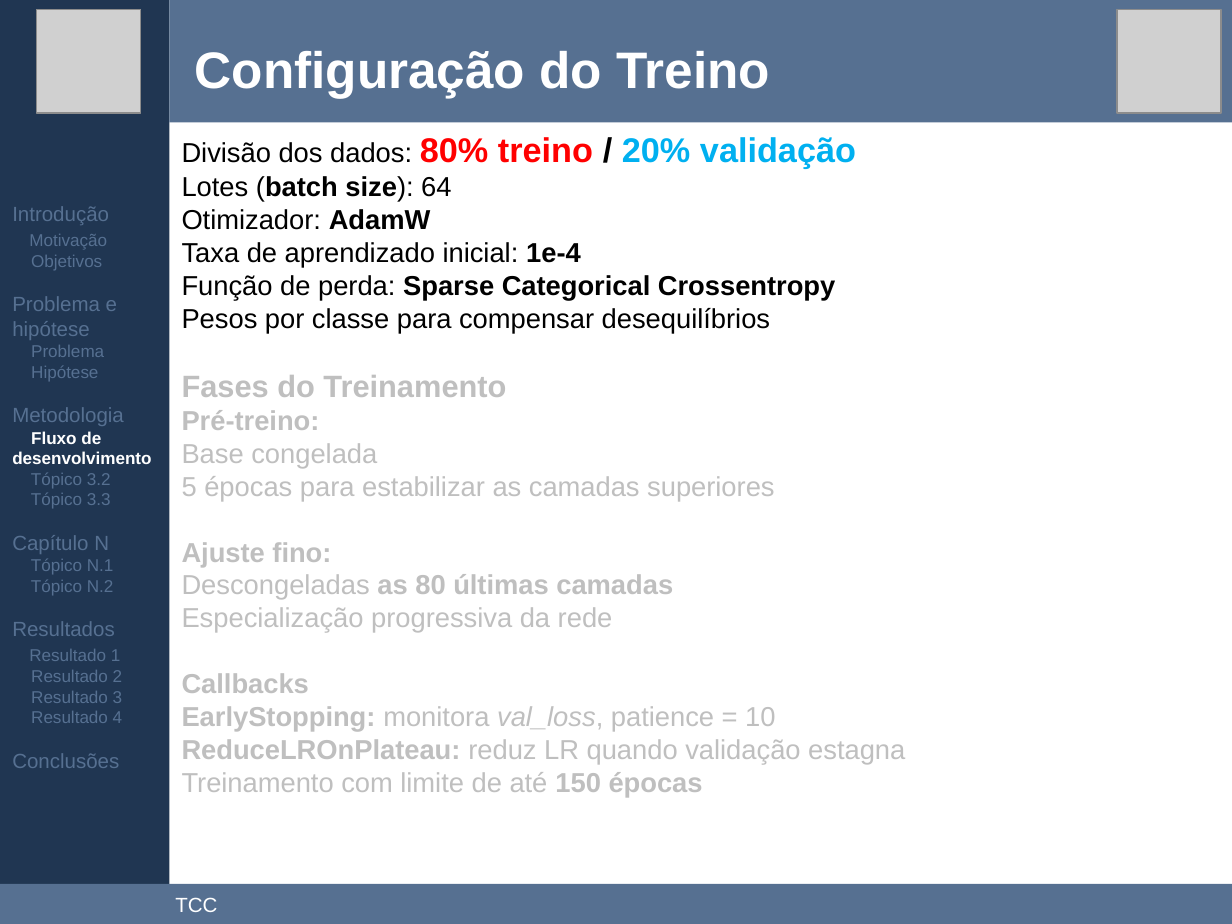
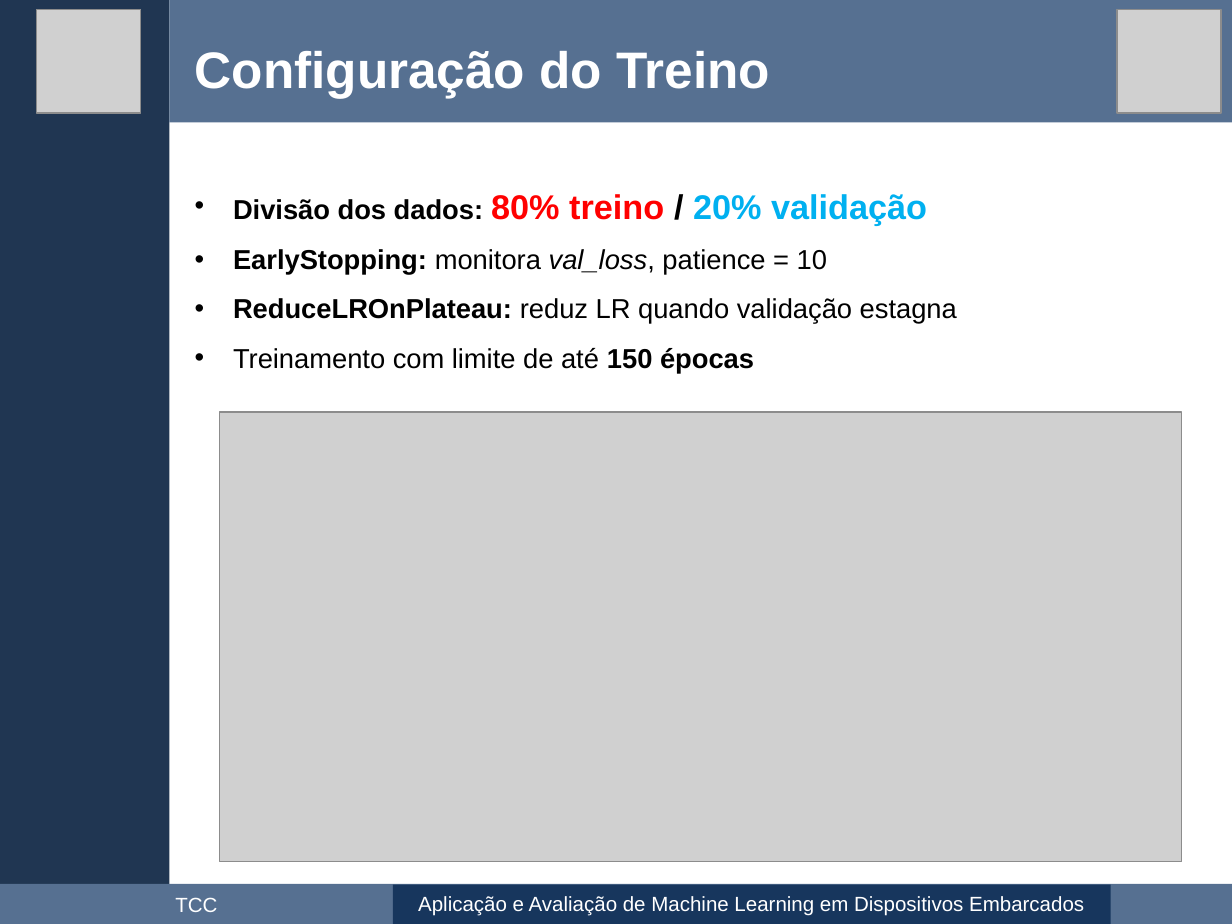
Before and after one commit to maxwellrs-dev/ai4rpi, a slide deck: slide 21 of apresentacao/apresentacao.pptx. Drawn at 1232x924 pixels with LibreOffice and Linux fonts; fonts in the diff are those of the drawing; grey boxes stand for pictures. Boxes give left, top, right and bottom in pixels: in the first picture for what was removed or moved away, otherwise in the second. Text is boxed around its words. In the diff, an @@ line names an element or a change of style, - is before the commit and + after.

```diff
--- a/apresentacao/apresentacao.pptx
+++ b/apresentacao/apresentacao.pptx
@@ text at (182,176,835,693): paragraphs removed @@
-Lotes (batch size): 64
-Otimizador: AdamW
-Taxa de aprendizado inicial: 1e-4
-Função de perda: Sparse Categorical Crossentropy
-Pesos por classe para compensar desequilíbrios
-Fases do Treinamento
-Pré-treino:
-  Base congelada
-  5 épocas para estabilizar as camadas superiores
-Ajuste fino:
-  Descongeladas as 80 últimas camadas
-  Especialização progressiva da rede
-Callbacks
@@ text "Divisão dos dados: 80% treino ...": place and size @@
-text "Divisão dos dados: 80% treino ..." at (182,137,905,797)
+text "Divisão dos dados: 80% treino ..." at (233,194,957,373)
@@ text "Divisão dos dados: 80% treino ..." at (233,194,957,373): bold on in "Divisão dos dados:"; text colour #BFBFBF to #000000 in "EarlyStopping: monitora val_loss, patience = 10", "ReduceLROnPlateau: reduz LR quando validação estagna", "Treinamento com limite de até 150 épocas"; bullet none to •; line spacing 1 to 1.5 @@
@@ text removed at (12,206,151,768) @@
-Introdução
-Motivação
-Objetivos
-Problema e hipótese
-Problema
-Hipótese
-Metodologia
-Fluxo de desenvolvimento
-Tópico 3.2
-Tópico 3.3
-Capítulo N
-Tópico N.1
-Tópico N.2
-Resultados
-Resultado 1
-Resultado 2
-Resultado 3
-Resultado 4
-Conclusões
@@ picture added at (219,411,1181,861) @@
@@ rectangle added at (393,885,1111,924), fill #17365D, 12 pt, text #FFFFFF @@
+Aplicação e Avaliação de Machine Learning em Dispositivos Embarcados
```
Also in this commit, not shown: 32 other slides changed, 6 slides added, 14 slides removed.
